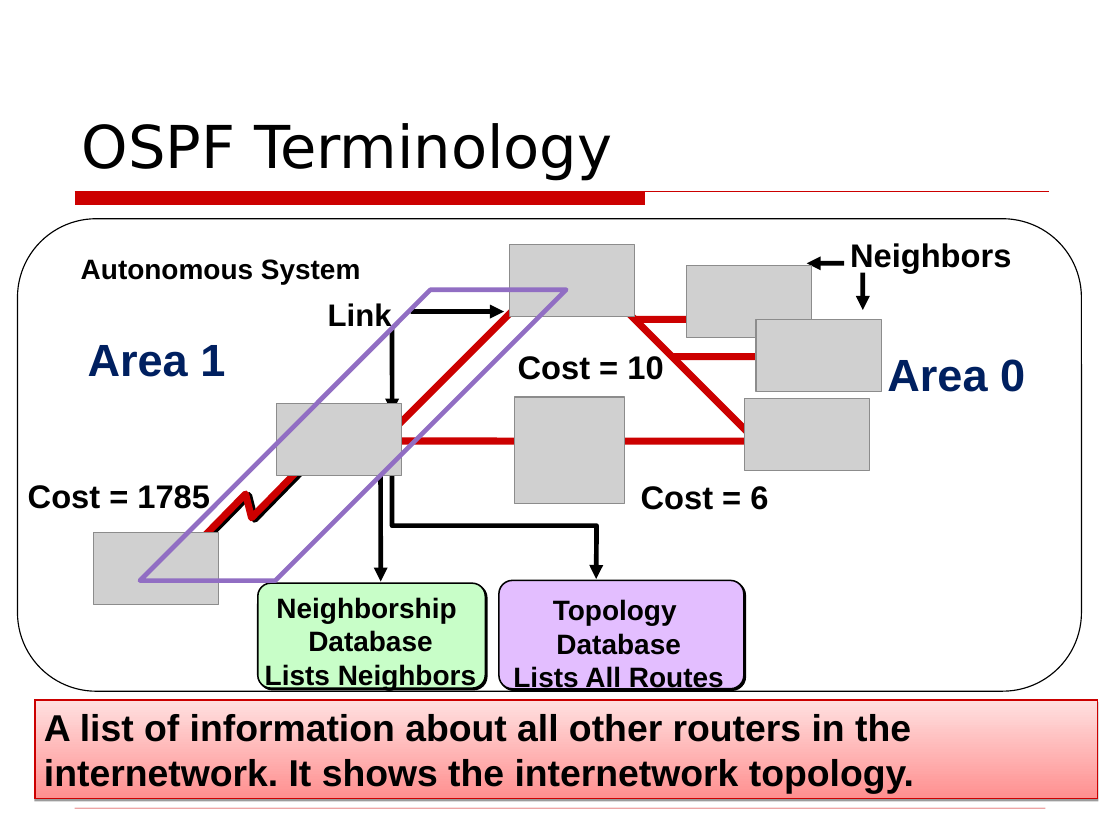
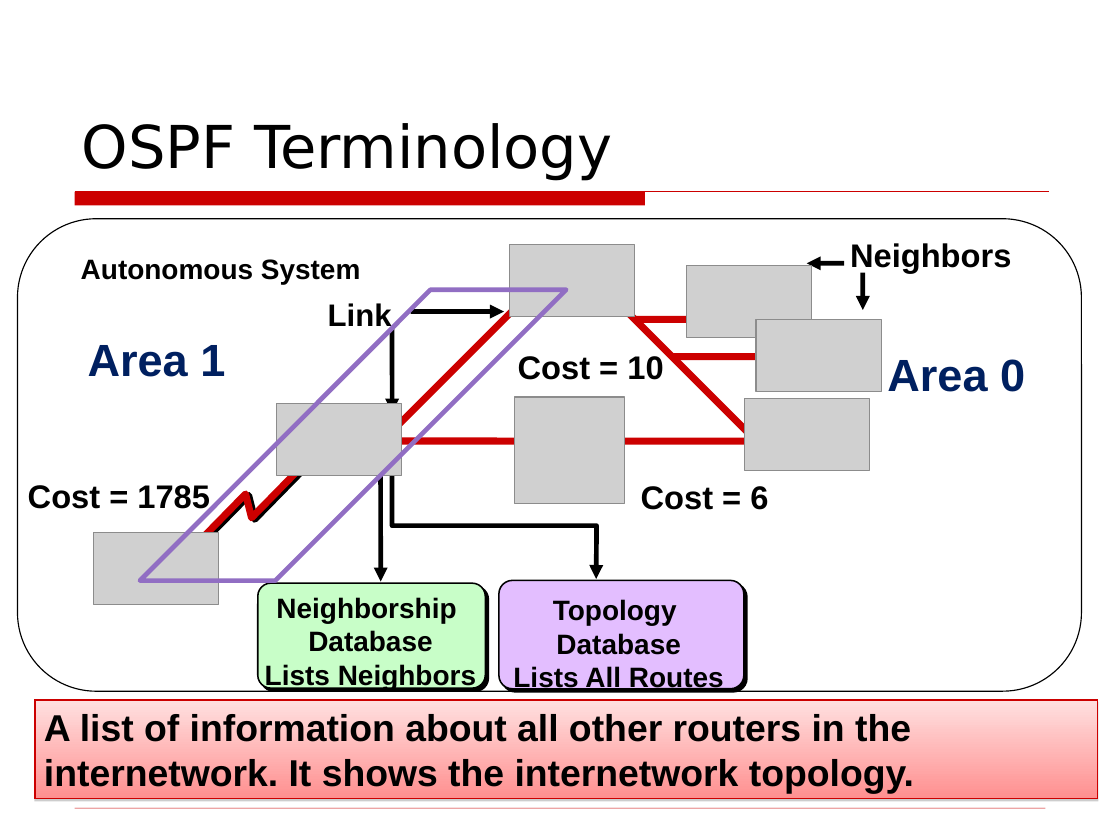
Before and after one commit to InnoMachine/Notes, a slide deck: slide 27 of Previous_version_slides_TSS/网络/第8章：_路由协议：RIP,OSPF.ppt. Drawn at 1120x840 pixels with LibreOffice and Linux fonts; fonts in the diff are those of the drawing; grey boxes stand for pictures; background and template pictures are left out. Boxes give left, top, right and bottom in pixels: in the first picture for what was removed or moved away, otherwise in the second. Text is boxed around its words. In the diff, an @@ line names an element or a change of style, - is before the commit and + after.

```diff
--- a/Previous_version_slides_TSS/网络/第8章：_路由协议：RIP,OSPF.ppt
+++ b/Previous_version_slides_TSS/网络/第8章：_路由协议：RIP,OSPF.ppt
@@ rounded rectangle at (x1=258, y1=584, x2=485, y2=689): shadow changed @@
@@ rounded rectangle at (x1=498, y1=580, x2=744, y2=689): shadow changed @@
@@ rectangle "A list of information about ..." at (x1=35, y1=700, x2=1098, y2=799): fill gradient #FF9090 to #FFE0E0 to gradient #FFE0E0 to #FF9090; shadow changed @@
```
Also in this commit, not shown: 66 other slides changed, 1 slide added, 1 slide removed, 1 other file.
